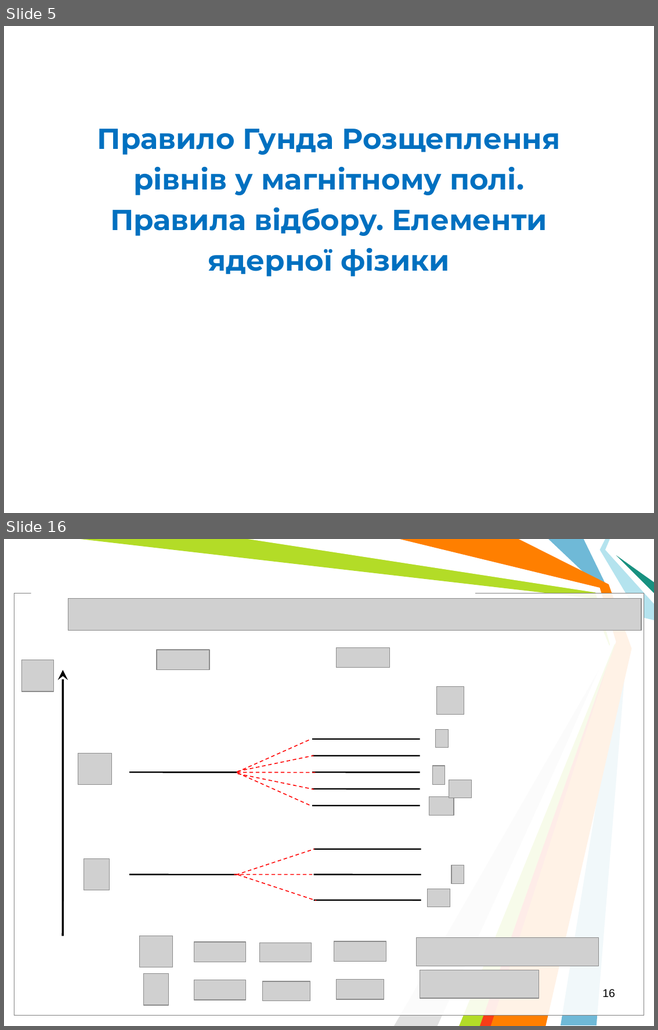
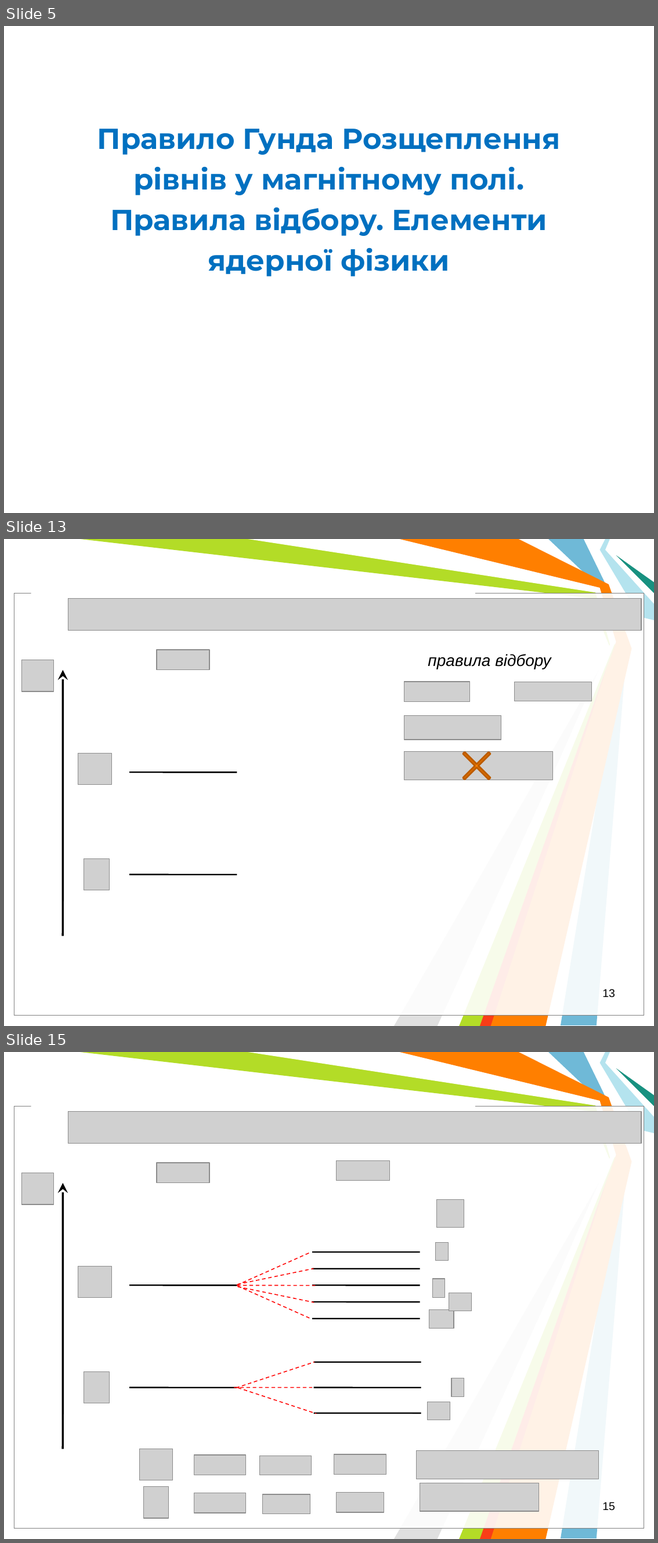
Before and after one commit to l432/NMK, a slide deck: Lecture/Chem/Lessons14/Less00_14s.ppt. Shown one above the other, each under a label of ours: slides 5 and 16 before the commit, slides 5, 13 and 15 after it; the slides between them are not shown. The pictures are 658x1030 and 658x1543 pixels, drawn with LibreOffice and Linux fonts; fonts in the diff are those of the drawing; grey boxes stand for pictures; background and template pictures are left out. Boxes give left, top, right and bottom in pixels: in the first picture for what was removed or moved away, otherwise in the second. Text is boxed around its words. In the diff, an @@ line names an element or a change of style, - is before the commit and + after.

```diff
--- a/Lecture/Chem/Lessons14/Less00_14s.ppt
+++ b/Lecture/Chem/Lessons14/Less00_14s.ppt
@@ slide 13 added at (4, 539, 654, 1026), background #FFFFFF; not listed: 11 template elements that a slide beside it also shows @@
@@ picture added at (68, 598, 641, 630) @@
@@ picture added at (21, 660, 53, 692) @@
@@ picture added at (157, 649, 209, 669) @@
@@ text added at (427, 654, 550, 669), 18 pt, text #000000, italic @@
+правила відбору
@@ arrow added from (63, 936) to (63, 670), #000000 2.24 pt @@
@@ picture added at (404, 682, 470, 702) @@
@@ picture added at (514, 682, 591, 701) @@
@@ picture added at (404, 716, 501, 740) @@
@@ freeform shape added at (452, 741, 501, 790), fill #FF7F00, outline #BC5C00 2.01 pt @@
@@ picture added at (78, 754, 112, 784) @@
@@ picture added at (404, 752, 553, 780) @@
@@ line added from (129, 772) to (237, 772), #000000 1.5 pt @@
@@ picture added at (84, 859, 109, 890) @@
@@ line added from (129, 875) to (237, 875), #000000 1.5 pt @@
@@ page number added at (602, 989, 615, 998), 12.5 pt, text #000000 @@
+13
@@ what was slide 16 is now slide 15 @@
@@ page number at (602, 1502, 615, 1511): text changed @@
-16
+15
```
Also in this commit, not shown: 4 slides changed, 7 other slides added, 9 slides removed, 4 other files.
